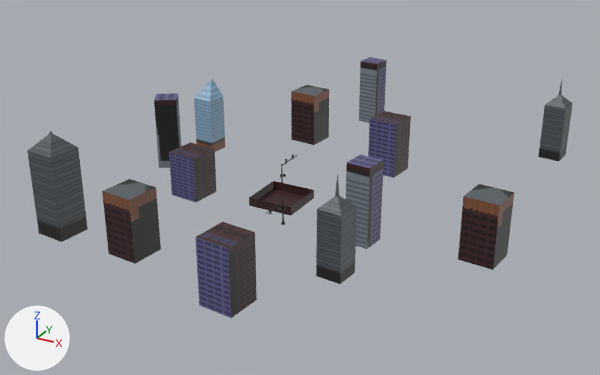
What one commit did to the Blender file source_assets/level.blend.
Before and after are seen from a camera (50 mm lens) standing at (96.5, -166.1, 88.1) and looking at (1.3, 7.1, 1.5). Lighting does not change. The marker at lower left points along +X, +Y and +Z.

Script lines for the objects in view, before the commit:
```python
me_cube = bpy.data.meshes.new('Cube')
me_cube.from_pydata(...)  # 5674 vertices, 4616 faces; spans x -54.2..58.0, y -51.5..72.4, z -8.4..23.5
me_cube.materials.append(mat_material_001)  # picture img_level_t_png
ob_cube = bpy.data.objects.new('Cube', me_cube)
ob_cube.location = (0.0, 0.0, 0.0)
```
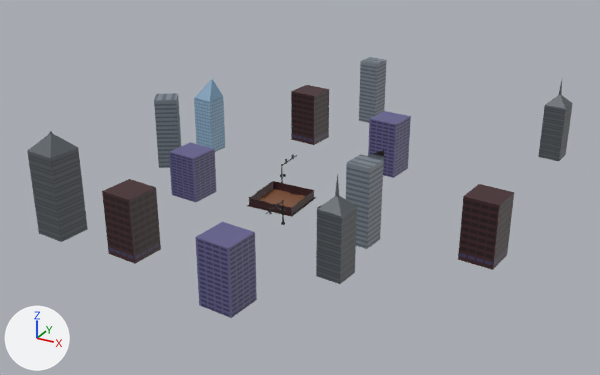
Pixel boxes [x1, y1, x2, y2] of what changed, in the pictures (600 x 375 px):
part 1 of me_cube, built on: before [249, 181, 314, 215]; after [193, 60, 396, 284]
part 2 of me_cube, added: after [102, 188, 161, 264]
part 3 of me_cube, surface changed: [32, 57, 567, 318] in both

Patch to the scene script:
```diff
--- a/source_assets/level.blend.py
+++ b/source_assets/level.blend.py
@@ me_cube @@
 # used by ob_cube; location = (0.0, 0.0, 0.0)
-me_cube.from_pydata(...)  # 5674 vertices, 4616 faces; spans x -54.2..58.0, y -51.5..72.4, z -8.4..23.5
+me_cube.from_pydata(...)  # 6113 vertices, 4902 faces; spans x -54.2..58.0, y -51.5..72.4, z -8.4..23.5
+# me_cube part 1: 2 vertices moved within x -6.0..6.0, y 6.0, z 2.2; 1 vertex removed from x -6.0, y -6.0, z 2.2; 437 vertices added at x -26.3..30.1, y -29.1..71.8, z 0.0..21.9
+# me_cube part 2: 3 vertices added at x -19.3..-11.2, y -43.4..-34.5, z 3.8..4.3
+# me_cube part 3: 65 kept faces spanning x -54.2..58.0, y -51.5..72.4, z -8.4..23.5 get new texture (UV) coordinates
 me_cube.materials.append(mat_material_001)
```
